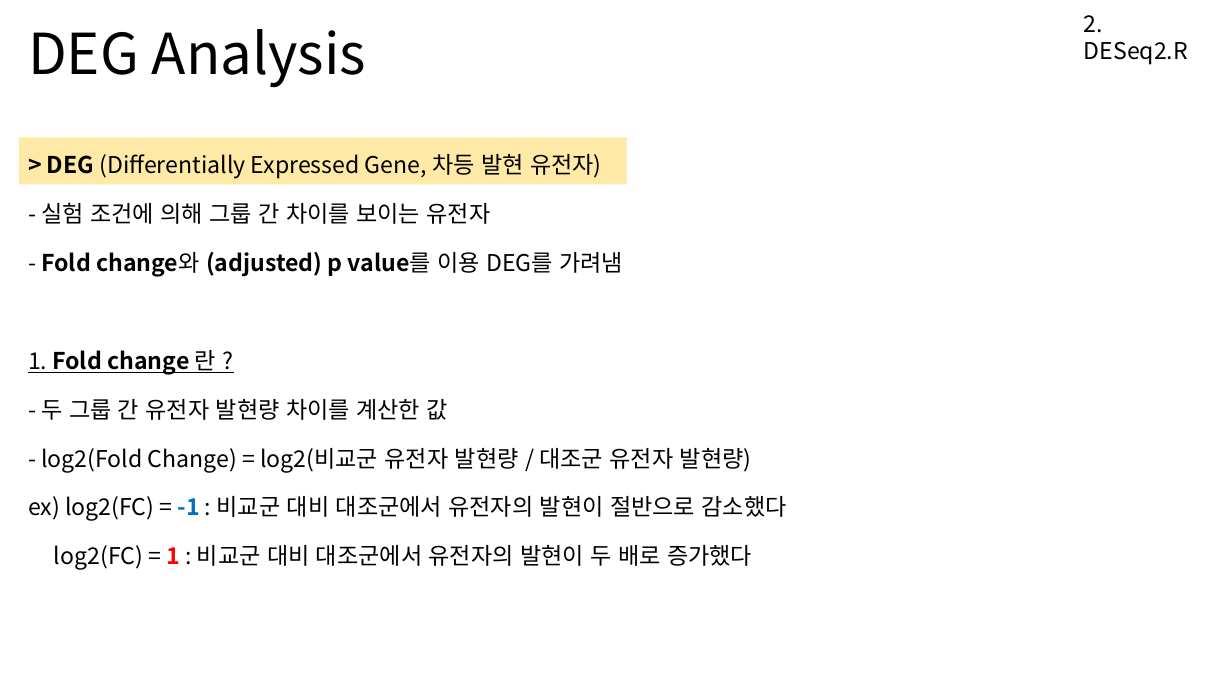
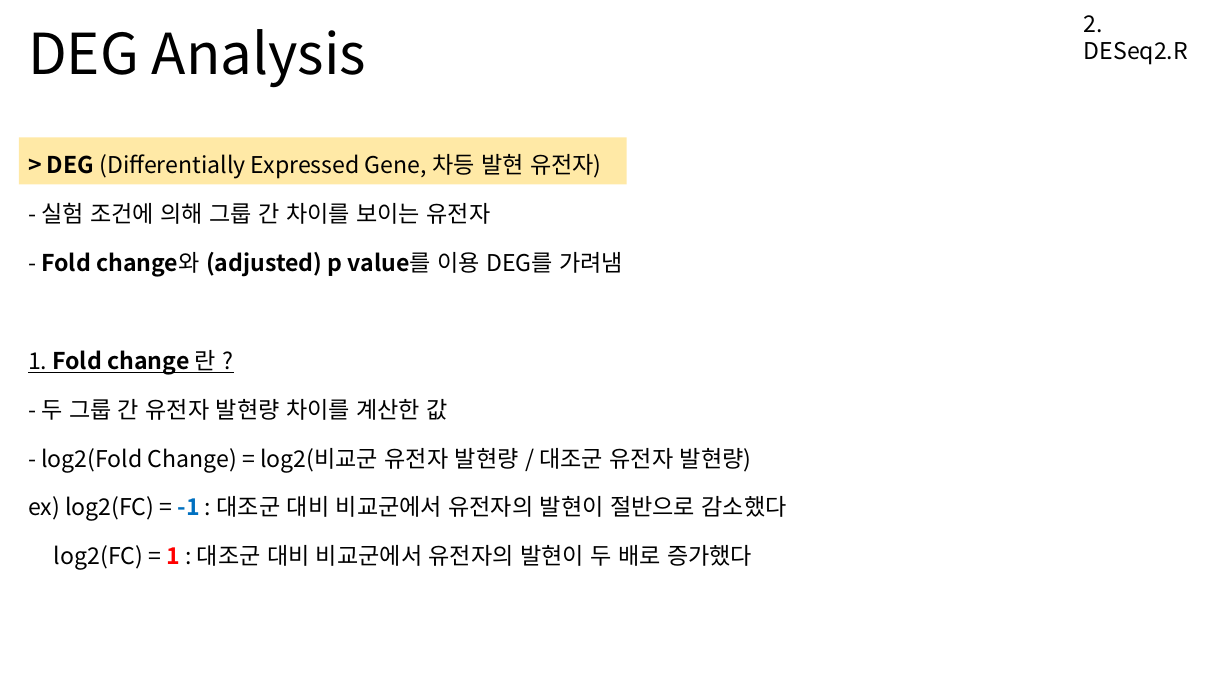
Before and after one commit to Khreat0205/Education_BulkRNAseq, a slide deck: slide 6 of Presentation/2. DESeq2 (수정).pptx. Drawn at 1232x693 pixels with LibreOffice and Linux fonts; fonts in the diff are those of the drawing. Boxes give left, top, right and bottom in pixels: in the first picture for what was removed or moved away, otherwise in the second. Text is boxed around its words. In the diff, an @@ line names an element or a change of style, - is before the commit and + after.

```diff
--- a/Presentation/2. DESeq2 (수정).pptx
+++ b/Presentation/2. DESeq2 (수정).pptx
@@ text at box(28, 496, 787, 570): text changed @@
-ex) log2(FC) = -1 : 비교군 대비 대조군에서 유전자의 발현이 절반으로 감소했다
-log2(FC) = 1 : 비교군 대비 대조군에서 유전자의 발현이 두 배로 증가했다
+ex) log2(FC) = -1 : 대조군 대비 비교군에서 유전자의 발현이 절반으로 감소했다
+log2(FC) = 1 : 대조군 대비 비교군에서 유전자의 발현이 두 배로 증가했다
```
Also in this commit, not shown: 1 other file.
